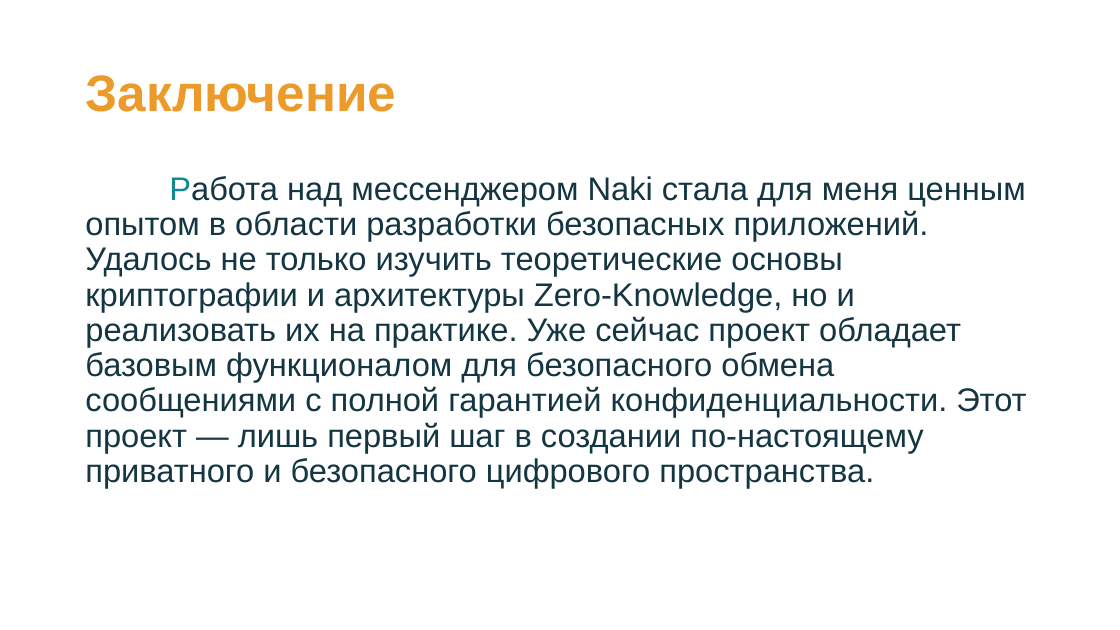
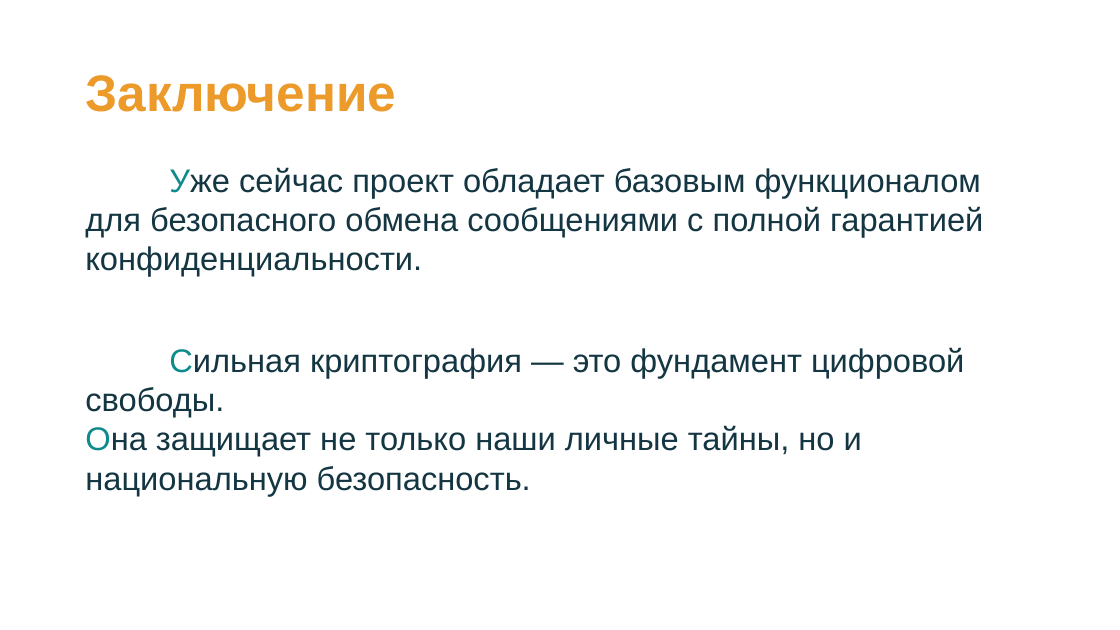
Before and after one commit to Nak1i1/Naki, a slide deck: slide 12 of Мессенджер Naki.pptx (slide 9 before the commit). Drawn at 1120x630 pixels with LibreOffice and Linux fonts; fonts in the diff are those of the drawing. Boxes give left, top, right and bottom in pixels: in the first picture for what was removed or moved away, otherwise in the second. Text is boxed around its words. In the diff, an @@ line names an element or a change of style, - is before the commit and + after.

```diff
--- a/Мессенджер Naki.pptx
+++ b/Мессенджер Naki.pptx
@@ text at [85, 167, 983, 496]: text changed @@
-Работа над мессенджером Naki стала для меня ценным опытом в области разработки безопасных приложений. Удалось не только изучить теоретические основы криптографии и архитектуры Zero-Knowledge, но и реализовать их на практике. Уже сейчас проект обладает базовым функционалом для безопасного обмена сообщениями с полной гарантией конфиденциальности. Этот проект — лишь первый шаг в создании по-настоящему приватного и безопасного цифрового пространства.
+Уже сейчас проект обладает базовым функционалом для безопасного обмена сообщениями с полной гарантией конфиденциальности.
+Сильная криптография — это фундамент цифровой свободы.
+Она защищает не только наши личные тайны, но и национальную безопасность.
```
Also in this commit, not shown: 6 other slides changed, 5 slides added, 2 slides removed, 3 other files.
